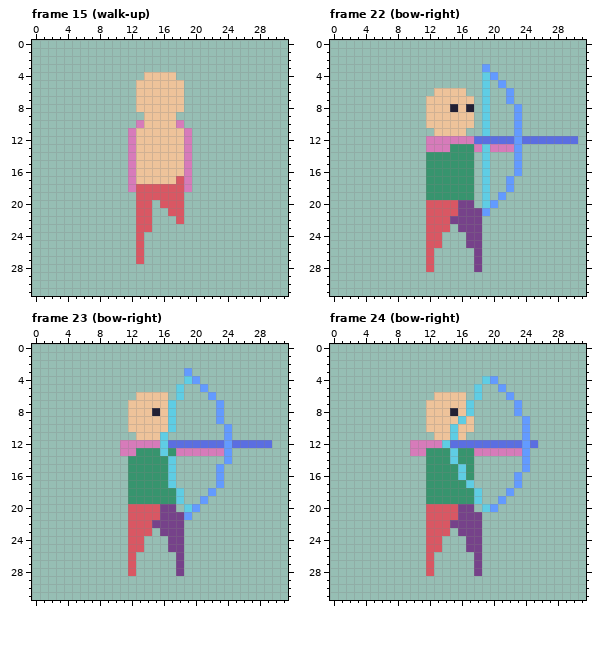
Pixel-art file, stored at testgame/www/assets/spritesheets/pawn.aseprite. Above is the file before it was changed.
32x32 pixels, 32 frames. Shown: frame 15 (walk-up), frame 22 (bow-right), frame 23 (bow-right), frame 24 (bow-right). The commit also changed other frames, which this record leaves out.
And afterwards:
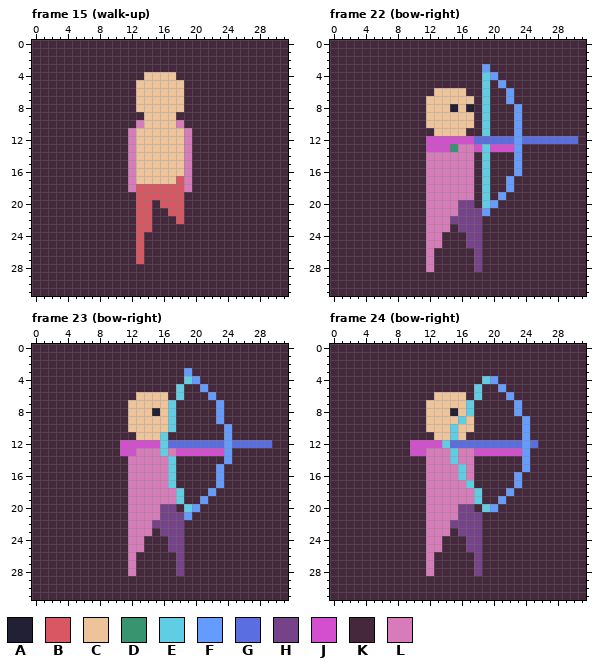
Palette (. is transparent): A #222034  B #d95763  C #eec39a  D #37946e  E #5fcde4  F #639bff  G #5b6ee1  H #76428a  J #d44fcf  K #45283c  L #d77bba
Commit message: add bow-down animation
Changes in this commit:
layer "Layer 1" now shown
Frame 15 (walk-up), layer "Layer 1":
y 0..3: x 0..31 ................................ -> KKKKKKKKKKKKKKKKKKKKKKKKKKKKKKKK
y 4: x 0..13 .............. -> KKKKKKKKKKKKKK; x 18..31 .............. -> KKKKKKKKKKKKKK
y 5..8: x 0..12 ............. -> KKKKKKKKKKKKK; x 19..31 ............. -> KKKKKKKKKKKKK
y 9: x 0..13 .............. -> KKKKKKKKKKKKKK; x 18..31 .............. -> KKKKKKKKKKKKKK
y 10: x 0..12 ............. -> KKKKKKKKKKKKK; x 19..31 ............. -> KKKKKKKKKKKKK
y 11..18: x 0..11 ............ -> KKKKKKKKKKKK; x 20..31 ............ -> KKKKKKKKKKKK
y 19: x 0..12 ............. -> KKKKKKKKKKKKK; x 19..31 ............. -> KKKKKKKKKKKKK
y 20: x 0..12 ............. -> KKKKKKKKKKKKK; x 15 . -> K; x 19..31 ............. -> KKKKKKKKKKKKK
y 21: x 0..12 ............. -> KKKKKKKKKKKKK; x 15..16 .. -> KK; x 19..31 ............. -> KKKKKKKKKKKKK
y 22: x 0..12 ............. -> KKKKKKKKKKKKK; x 15..17 ... -> KKK; x 19..31 ............. -> KKKKKKKKKKKKK
y 23: x 0..12 ............. -> KKKKKKKKKKKKK; x 15..31 ................. -> KKKKKKKKKKKKKKKKK
y 24..27: x 0..12 ............. -> KKKKKKKKKKKKK; x 14..31 .................. -> KKKKKKKKKKKKKKKKKK
y 28..31: x 0..31 ................................ -> KKKKKKKKKKKKKKKKKKKKKKKKKKKKKKKK
Frame 22 (bow-right), layers "Layer 2", "Layer 1":
y 0..2: x 0..31 ................................ -> KKKKKKKKKKKKKKKKKKKKKKKKKKKKKKKK
y 3: x 0..18 ................... -> KKKKKKKKKKKKKKKKKKK; x 20..31 ............ -> KKKKKKKKKKKK
y 4: x 0..18 ................... -> KKKKKKKKKKKKKKKKKKK; x 21..31 ........... -> KKKKKKKKKKK
y 5: x 0..18 ................... -> KKKKKKKKKKKKKKKKKKK; x 20 . -> K; x 22..31 .......... -> KKKKKKKKKK
y 6: x 0..12 ............. -> KKKKKKKKKKKKK; x 17..18 .. -> KK; x 20..21 .. -> KK; x 23..31 ......... -> KKKKKKKKK
y 7: x 0..11 ............ -> KKKKKKKKKKKK; x 18 . -> K; x 20..21 .. -> KK; x 23..31 ......... -> KKKKKKKKK
y 8..10: x 0..11 ............ -> KKKKKKKKKKKK; x 18 . -> K; x 20..22 ... -> KKK; x 24..31 ........ -> KKKKKKKK
y 11: x 0..12 ............. -> KKKKKKKKKKKKK; x 17..18 .. -> KK; x 20..22 ... -> KKK; x 24..31 ........ -> KKKKKKKK
y 12: x 0..17 ............LLLLLL -> KKKKKKKKKKKKJJJJJJ; x 31 . -> K
y 13: x 0..14 ............LLL -> KKKKKKKKKKKKJJJ; x 16..18 DDL -> LLJ; x 20..22 LLL -> JJJ; x 24..31 ........ -> KKKKKKKK
y 14..16: x 0..18 ............DDDDDD. -> KKKKKKKKKKKKLLLLLLK; x 20..22 ... -> KKK; x 24..31 ........ -> KKKKKKKK
y 17..18: x 0..18 ............DDDDDD. -> KKKKKKKKKKKKLLLLLLK; x 20..21 .. -> KK; x 23..31 ......... -> KKKKKKKKK
y 19: x 0..18 ............DDDDDD. -> KKKKKKKKKKKKLLLLLLK; x 20 . -> K; x 22..31 .......... -> KKKKKKKKKK
y 20: x 0..15 ............BBBB -> KKKKKKKKKKKKLLLL; x 18 . -> K; x 21..31 ........... -> KKKKKKKKKKK
y 21: x 0..15 ............BBBB -> KKKKKKKKKKKKLLLL; x 20..31 ............ -> KKKKKKKKKKKK
y 22: x 0..14 ............BBB -> KKKKKKKKKKKKLLL; x 19..31 ............. -> KKKKKKKKKKKKK
y 23: x 0..15 ............BBB. -> KKKKKKKKKKKKLLLK; x 19..31 ............. -> KKKKKKKKKKKKK
y 24..25: x 0..16 ............BB... -> KKKKKKKKKKKKLLKKK; x 19..31 ............. -> KKKKKKKKKKKKK
y 26..28: x 0..17 ............B..... -> KKKKKKKKKKKKLKKKKK; x 19..31 ............. -> KKKKKKKKKKKKK
y 29..31: x 0..31 ................................ -> KKKKKKKKKKKKKKKKKKKKKKKKKKKKKKKK
Frame 23 (bow-right), layers "Layer 2", "Layer 1":
y 0..2: x 0..31 ................................ -> KKKKKKKKKKKKKKKKKKKKKKKKKKKKKKKK
y 3: x 0..18 ................... -> KKKKKKKKKKKKKKKKKKK; x 20..31 ............ -> KKKKKKKKKKKK
y 4: x 0..18 ................... -> KKKKKKKKKKKKKKKKKKK; x 21..31 ........... -> KKKKKKKKKKK
y 5: x 0..17 .................. -> KKKKKKKKKKKKKKKKKK; x 19..20 .. -> KK; x 22..31 .......... -> KKKKKKKKKK
y 6: x 0..12 ............. -> KKKKKKKKKKKKK; x 17 . -> K; x 19..21 ... -> KKK; x 23..31 ......... -> KKKKKKKKK
y 7..9: x 0..11 ............ -> KKKKKKKKKKKK; x 18..22 ..... -> KKKKK; x 24..31 ........ -> KKKKKKKK
y 10: x 0..11 ............ -> KKKKKKKKKKKK; x 18..23 ...... -> KKKKKK; x 25..31 ....... -> KKKKKKK
y 11: x 0..12 ............. -> KKKKKKKKKKKKK; x 17..23 ....... -> KKKKKKK; x 25..31 ....... -> KKKKKKK
y 12: x 0..15 ...........LLLLL -> KKKKKKKKKKKJJJJJ; x 30..31 .. -> KK
y 13: x 0..15 ...........LLDDD -> KKKKKKKKKKKJJLLL; x 17..23 DLLLLLL -> LJJJJJJ; x 25..31 ....... -> KKKKKKK
y 14: x 0..16 ............DDDDD -> KKKKKKKKKKKKLLLLL; x 18..23 ...... -> KKKKKK; x 25..31 ....... -> KKKKKKK
y 15..17: x 0..16 ............DDDDD -> KKKKKKKKKKKKLLLLL; x 18..22 ..... -> KKKKK; x 24..31 ........ -> KKKKKKKK
y 18: x 0..17 ............DDDDDD -> KKKKKKKKKKKKLLLLLL; x 19..21 ... -> KKK; x 23..31 ......... -> KKKKKKKKK
y 19: x 0..17 ............DDDDDD -> KKKKKKKKKKKKLLLLLL; x 19..20 .. -> KK; x 22..31 .......... -> KKKKKKKKKK
y 20: x 0..15 ............BBBB -> KKKKKKKKKKKKLLLL; x 18 . -> K; x 21..31 ........... -> KKKKKKKKKKK
y 21: x 0..15 ............BBBB -> KKKKKKKKKKKKLLLL; x 20..31 ............ -> KKKKKKKKKKKK
y 22: x 0..14 ............BBB -> KKKKKKKKKKKKLLL; x 19..31 ............. -> KKKKKKKKKKKKK
y 23: x 0..15 ............BBB. -> KKKKKKKKKKKKLLLK; x 19..31 ............. -> KKKKKKKKKKKKK
y 24..25: x 0..16 ............BB... -> KKKKKKKKKKKKLLKKK; x 19..31 ............. -> KKKKKKKKKKKKK
y 26..28: x 0..17 ............B..... -> KKKKKKKKKKKKLKKKKK; x 19..31 ............. -> KKKKKKKKKKKKK
y 29..31: x 0..31 ................................ -> KKKKKKKKKKKKKKKKKKKKKKKKKKKKKKKK
Frame 24 (bow-right), layers "Layer 2", "Layer 1":
y 0..3: x 0..31 ................................ -> KKKKKKKKKKKKKKKKKKKKKKKKKKKKKKKK
y 4: x 0..18 ................... -> KKKKKKKKKKKKKKKKKKK; x 21..31 ........... -> KKKKKKKKKKK
y 5: x 0..17 .................. -> KKKKKKKKKKKKKKKKKK; x 19..20 .. -> KK; x 22..31 .......... -> KKKKKKKKKK
y 6: x 0..12 ............. -> KKKKKKKKKKKKK; x 17 . -> K; x 19..21 ... -> KKK; x 23..31 ......... -> KKKKKKKKK
y 7..8: x 0..11 ............ -> KKKKKKKKKKKK; x 18..22 ..... -> KKKKK; x 24..31 ........ -> KKKKKKKK
y 9..10: x 0..11 ............ -> KKKKKKKKKKKK; x 18..23 ...... -> KKKKKK; x 25..31 ....... -> KKKKKKK
y 11: x 0..12 ............. -> KKKKKKKKKKKKK; x 17..23 ....... -> KKKKKKK; x 25..31 ....... -> KKKKKKK
y 12: x 0..13 ..........LLLL -> KKKKKKKKKKJJJJ; x 26..31 ...... -> KKKKKK
y 13: x 0..14 ..........LLDDD -> KKKKKKKKKKJJLLL; x 16..23 DDLLLLLL -> LLJJJJJJ; x 25..31 ....... -> KKKKKKK
y 14: x 0..14 ............DDD -> KKKKKKKKKKKKLLL; x 16..23 DD...... -> LLKKKKKK; x 25..31 ....... -> KKKKKKK
y 15: x 0..15 ............DDDD -> KKKKKKKKKKKKLLLL; x 17..23 D...... -> LKKKKKK; x 25..31 ....... -> KKKKKKK
y 16: x 0..15 ............DDDD -> KKKKKKKKKKKKLLLL; x 17..22 D..... -> LKKKKK; x 24..31 ........ -> KKKKKKKK
y 17: x 0..16 ............DDDDD -> KKKKKKKKKKKKLLLLL; x 18..22 ..... -> KKKKK; x 24..31 ........ -> KKKKKKKK
y 18: x 0..17 ............DDDDDD -> KKKKKKKKKKKKLLLLLL; x 19..21 ... -> KKK; x 23..31 ......... -> KKKKKKKKK
y 19: x 0..17 ............DDDDDD -> KKKKKKKKKKKKLLLLLL; x 19..20 .. -> KK; x 22..31 .......... -> KKKKKKKKKK
y 20: x 0..15 ............BBBB -> KKKKKKKKKKKKLLLL; x 18 . -> K; x 21..31 ........... -> KKKKKKKKKKK
y 21: x 0..15 ............BBBB -> KKKKKKKKKKKKLLLL; x 19..31 ............. -> KKKKKKKKKKKKK
y 22: x 0..14 ............BBB -> KKKKKKKKKKKKLLL; x 19..31 ............. -> KKKKKKKKKKKKK
y 23: x 0..15 ............BBB. -> KKKKKKKKKKKKLLLK; x 19..31 ............. -> KKKKKKKKKKKKK
y 24..25: x 0..16 ............BB... -> KKKKKKKKKKKKLLKKK; x 19..31 ............. -> KKKKKKKKKKKKK
y 26..28: x 0..17 ............B..... -> KKKKKKKKKKKKLKKKKK; x 19..31 ............. -> KKKKKKKKKKKKK
y 29..31: x 0..31 ................................ -> KKKKKKKKKKKKKKKKKKKKKKKKKKKKKKKK
